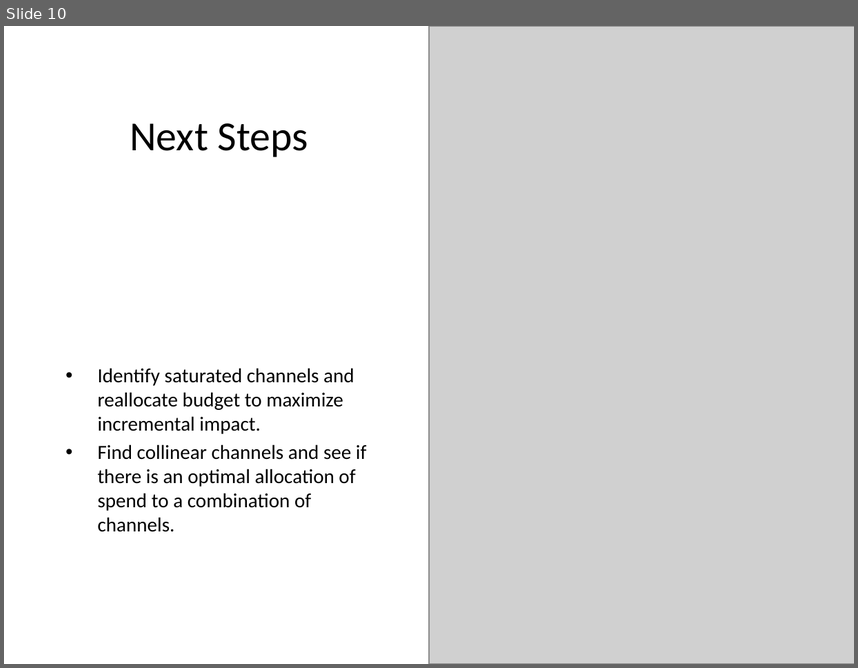
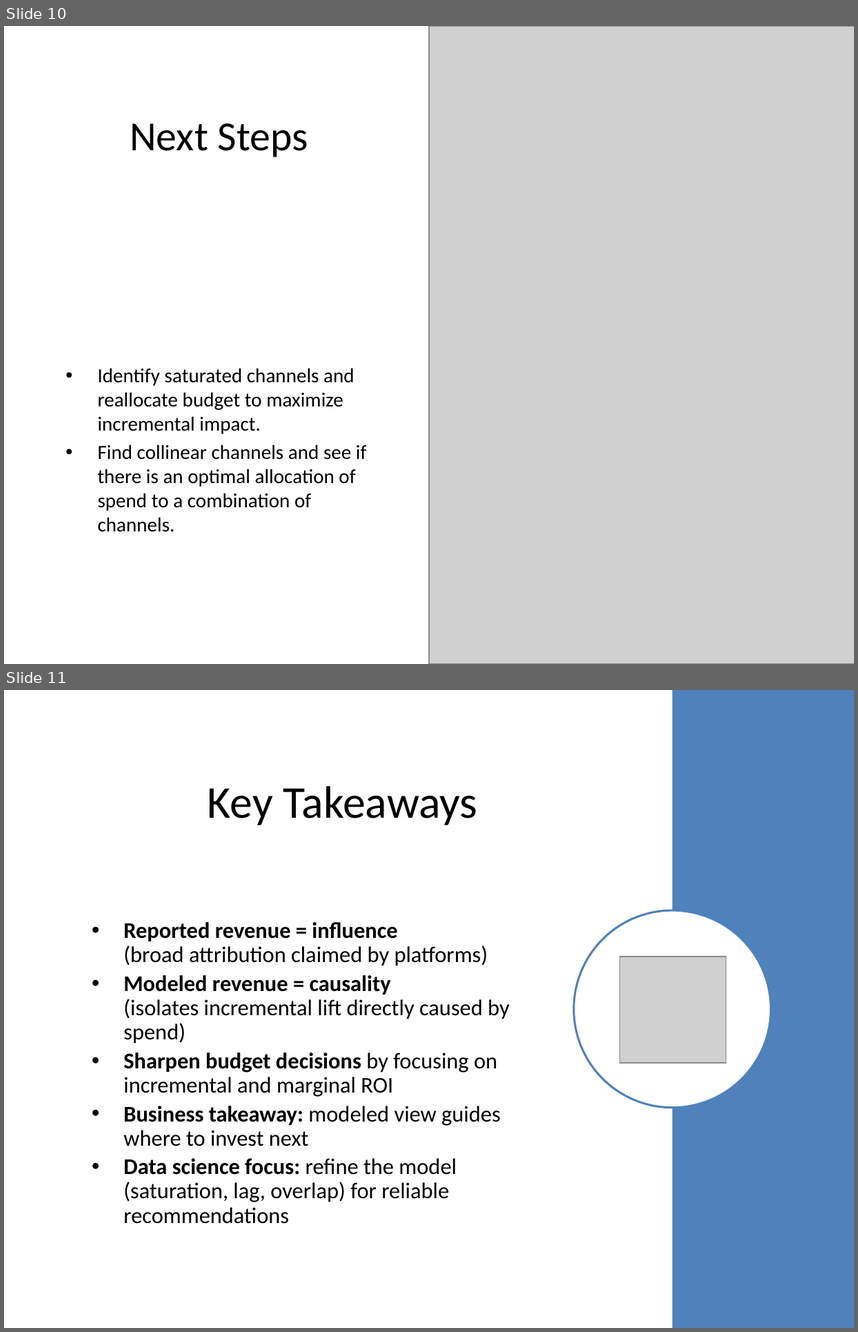
Before and after one commit to dannyxia7/Marketing_Mix_Model_Analysis, a slide deck: Marketing_ROI_Analysis.pptx. Shown one above the other, each under a label of ours: slide 10 before the commit, slides 10 and 11 after it. The pictures are 858x668 and 858x1332 pixels, drawn with LibreOffice and Linux fonts; fonts in the diff are those of the drawing; grey boxes stand for pictures. Boxes give left, top, right and bottom in pixels: in the first picture for what was removed or moved away, otherwise in the second. Text is boxed around its words. In the diff, an @@ line names an element or a change of style, - is before the commit and + after.

```diff
--- a/Marketing_ROI_Analysis.pptx
+++ b/Marketing_ROI_Analysis.pptx
@@ slide 11 added at (4, 690, 854, 1328), background #FFFFFF @@
@@ rectangle added at (672, 690, 854, 1328), fill #4F81BD @@
@@ title added at (208, 786, 478, 825), 38.5 pt, text #000000 @@
+Key Takeaways
@@ ellipse added at (573, 910, 771, 1107), fill #FFFFFF, outline #4F81BD 1.75 pt @@
@@ text added at (123, 922, 510, 1223), 19 pt, text #000000 @@
+• Reported revenue = influence
+  (broad attribution claimed by platforms)
+• Modeled revenue = causality
+  (isolates incremental lift directly caused by spend)
+• Sharpen budget decisions by focusing on incremental and marginal ROI
+• Business takeaway: modeled view guides where to invest next
+• Data science focus: refine the model (saturation, lag, overlap) for reliable recommendations
@@ picture added at (620, 956, 726, 1063) @@
```
Also in this commit, not shown: 1 slide changed.
